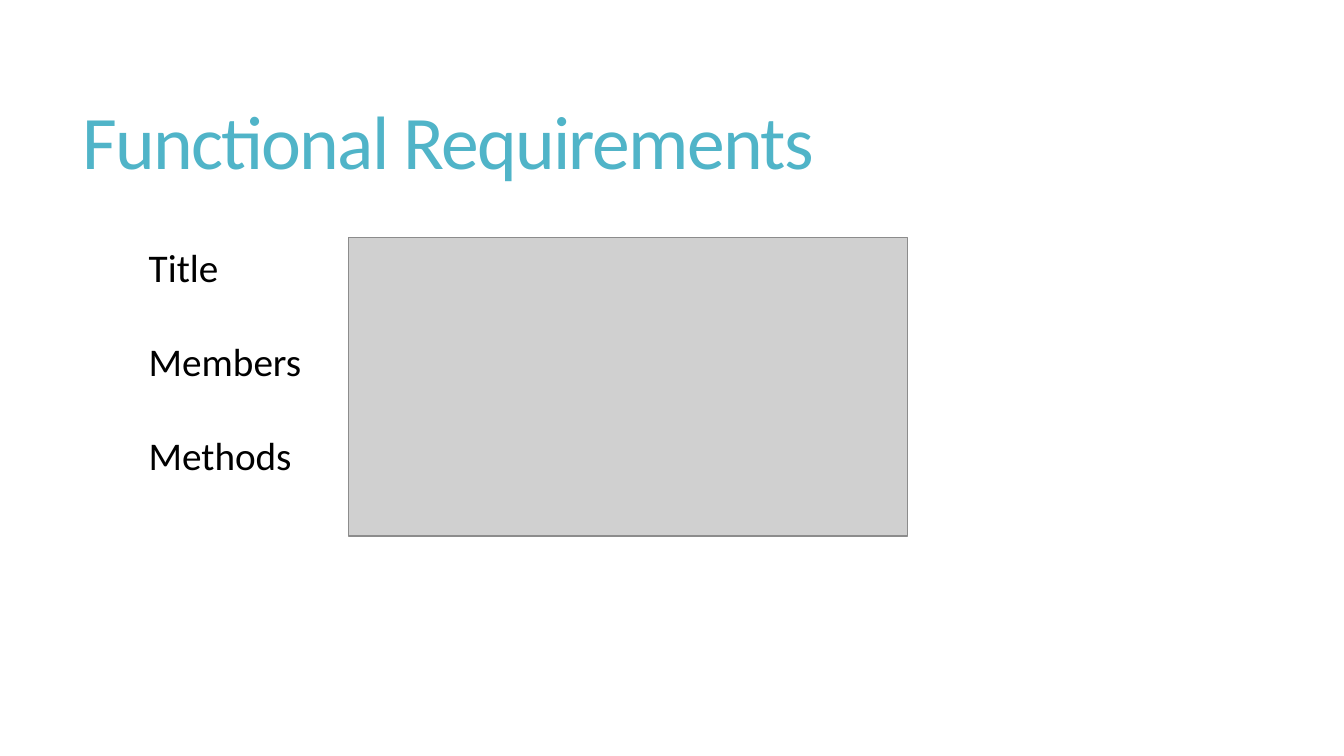
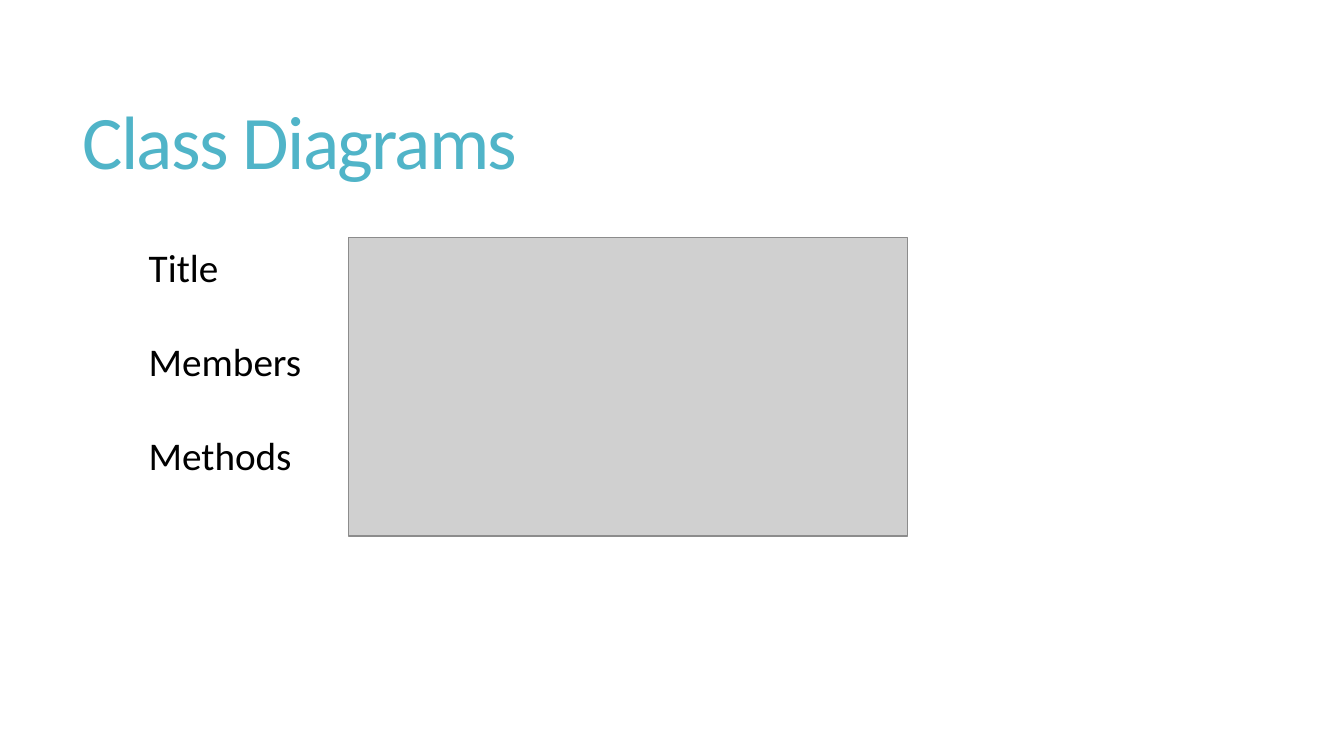
Before and after one commit to shabbir-hussain/ecse321tutorials, a slide deck: slide 7 of 03-UML.pptx. Drawn at 1344x756 pixels with LibreOffice and Linux fonts; fonts in the diff are those of the drawing; grey boxes stand for pictures. Boxes give left, top, right and bottom in pixels: in the first picture for what was removed or moved away, otherwise in the second. Text is boxed around its words. In the diff, an @@ line names an element or a change of style, - is before the commit and + after.

```diff
--- a/03-UML.pptx
+++ b/03-UML.pptx
@@ title at (83,116,518,182): text changed @@
-Functional Requirements
+Class Diagrams
```
Also in this commit, not shown: 1 other slide changed, 3 slides added, 1 other file.
